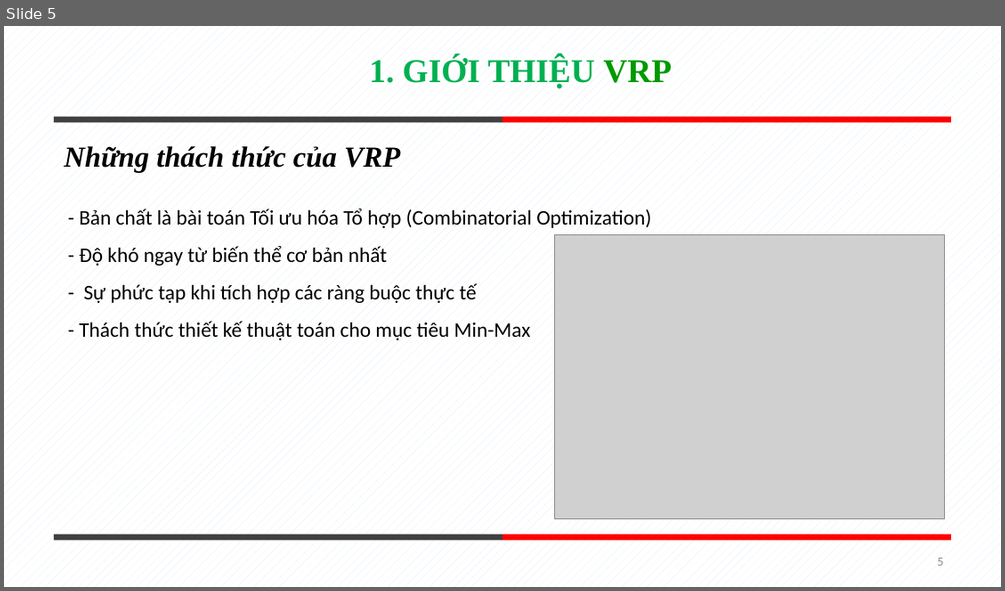
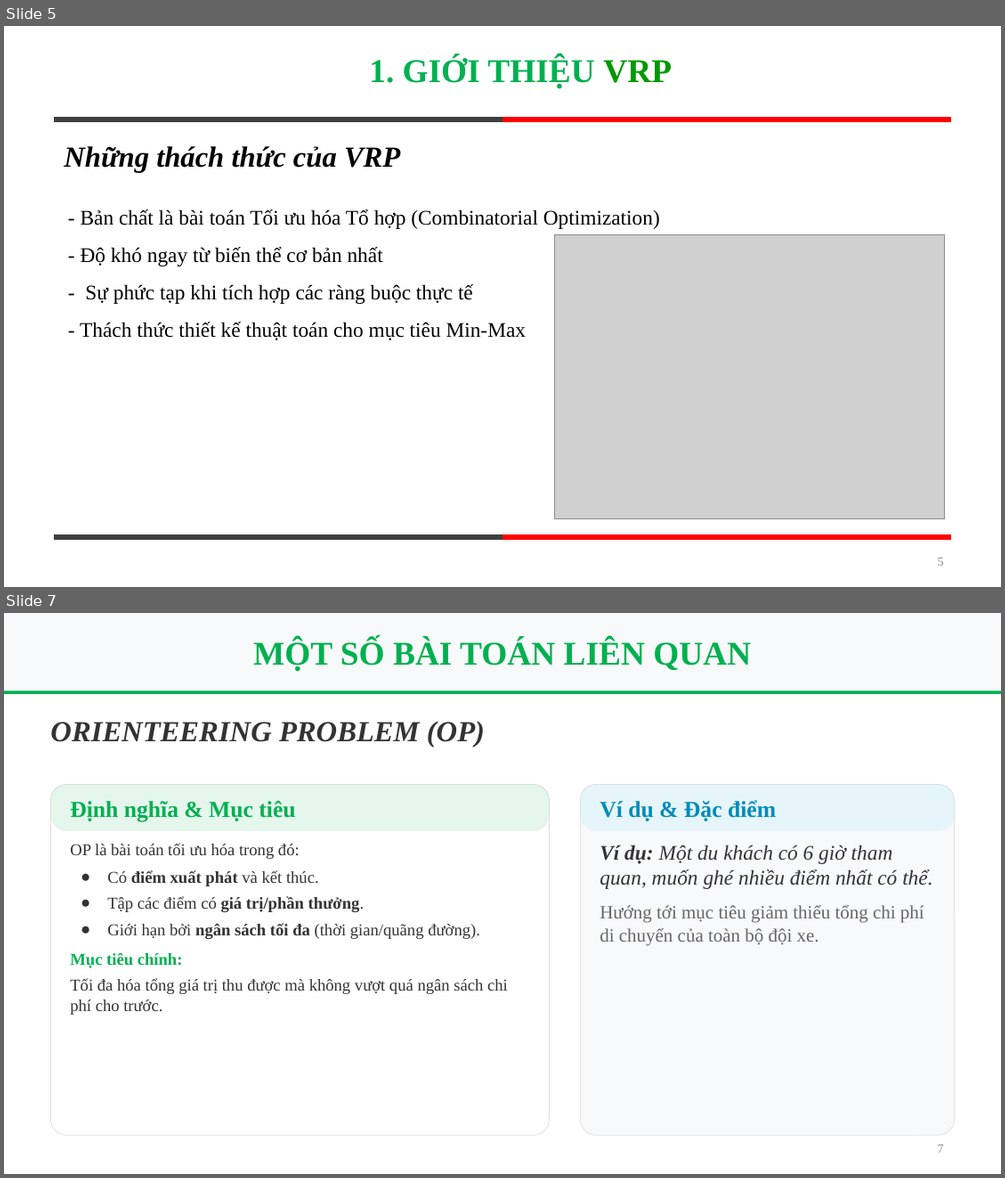
Before and after one commit to tuanxx31/DACTDLGT, a slide deck: baocao.pptx. Shown one above the other, each under a label of ours: slide 5 before the commit, slides 5 and 7 after it; the slides between them are not shown. The pictures are 1005x591 and 1005x1178 pixels, drawn with LibreOffice and Linux fonts; fonts in the diff are those of the drawing; grey boxes stand for pictures. Boxes give left, top, right and bottom in pixels: in the first picture for what was removed or moved away, otherwise in the second. Text is boxed around its words. In the diff, an @@ line names an element or a change of style, - is before the commit and + after.

```diff
--- a/baocao.pptx
+++ b/baocao.pptx
@@ slide 7 added at [4, 613, 1001, 1174], background #FFFFFF @@
@@ rectangle added at [4, 613, 1001, 690], fill #F8F9FA @@
@@ title added at [253, 639, 751, 671], 32 pt, text #00B050, bold @@
+MỘT SỐ BÀI TOÁN LIÊN QUAN
@@ rectangle added at [4, 690, 1001, 694], fill #00B050 @@
@@ text added at [50, 721, 485, 747], 28 pt, text #333333, bold, italic @@
+ORIENTEERING PROBLEM (OP)
@@ rounded rectangle added at [581, 784, 955, 1135], fill #F8F9FA, outline #E0E0E0 0.75 pt @@
@@ rounded rectangle added at [581, 784, 955, 831], fill #4DDBF8 at 10% opacity @@
@@ text added at [599, 800, 776, 821], 22 pt, text #008CBA, bold @@
+Ví dụ & Đặc điểm
@@ group added at [50, 784, 550, 1135]: 2 rounded rectangles, 2 texts @@
+Định nghĩa & Mục tiêu
+OP là bài toán tối ưu hóa trong đó:
+● Có điểm xuất phát và kết thúc.
+● Tập các điểm có giá trị/phần thưởng.
+● Giới hạn bởi ngân sách tối đa (thời gian/quãng đường).
+Mục tiêu chính:
+Tối đa hóa tổng giá trị thu được mà không vượt quá ngân sách chi phí cho trước.
@@ text added at [599, 844, 932, 945], 18 pt, text #666666 @@
+Ví dụ: Một du khách có 6 giờ tham quan, muốn ghé nhiều điểm nhất có thể.
+Hướng tới mục tiêu giảm thiểu tổng chi phí di chuyển của toàn bộ đội xe.
@@ page number added at [938, 1144, 944, 1152], 12 pt, text #888888 @@
+7
@@ slide 5 changed as well @@
@@ background pattern #E0EBF6 on #FFFFFF to #FFFFFF @@
@@ text "- Bản chất là bài ..." at [80, 209, 660, 340]: font Calibri to Times New Roman @@
@@ page number at [938, 557, 944, 565]: font Calibri to Times New Roman, text colour #8C8C8C to #888888 @@
```
Also in this commit, not shown: 17 other slides changed, 3 other slides added, 1 slide removed.
